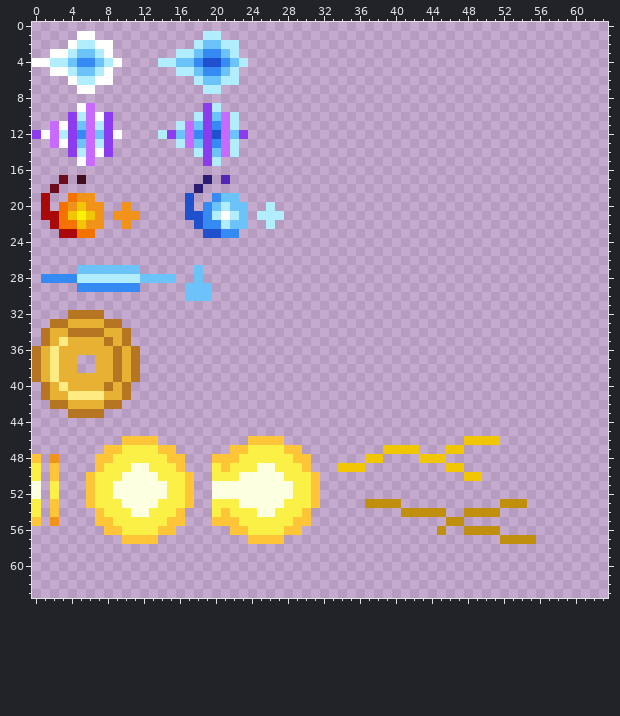
Pixel-art file: asset/ase/particle/abilityworld.ase. The picture above was drawn from the file before the commit.
64x64 pixels, 1 frame.
Now the later version:
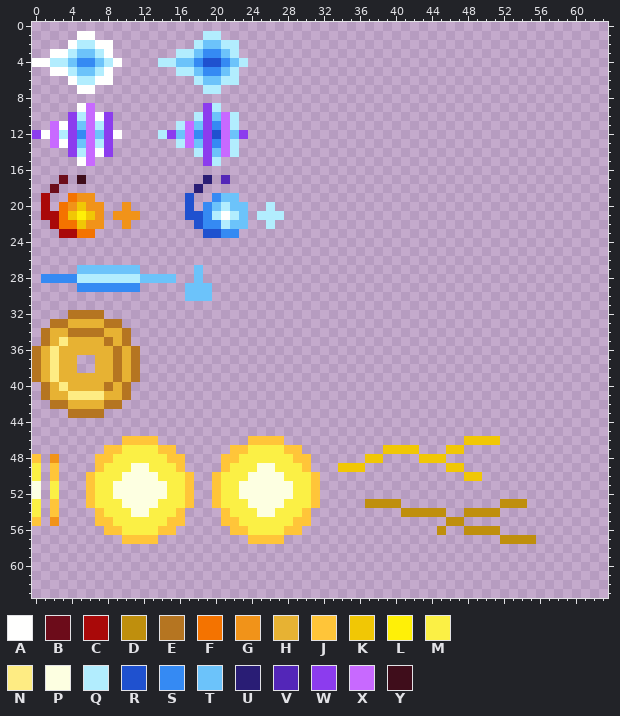
Palette (. is transparent): A #fffffe  B #6c0c1a  C #a90909  D #bf8f0d  E #b57521  F #f47300  G #f19319  H #e7b233  J #ffc539  K #f1c705  L #fff007  M #fbf045  N #feec83  P #fdffe1  Q #b2edfe  R #1f51cf  S #358af3  T #6cc3fa  U #291d75  V #5326b8  W #8c3cee  X #c869ff  Y #3f0d1b
The edit:
{"y":48,"x":20,"old":"J","new":"."}
{"y":49,"x":20,"old":"M","new":"."}
{"y":50,"x":20,"old":"M","new":"J"}
{"y":50,"x":23,"old":"P","new":"M"}
{"y":51,"x":20,"old":"PPP","new":"JMM"}
{"y":52,"x":20,"old":"PPP","new":"JMM"}
{"y":53,"x":20,"old":"M","new":"J"}
{"y":53,"x":23,"old":"P","new":"M"}
{"y":54,"x":20,"old":"M","new":"."}
{"y":55,"x":20,"old":"J","new":"."}
{"label":"changed","picture_box":[212,454,248,526]}
